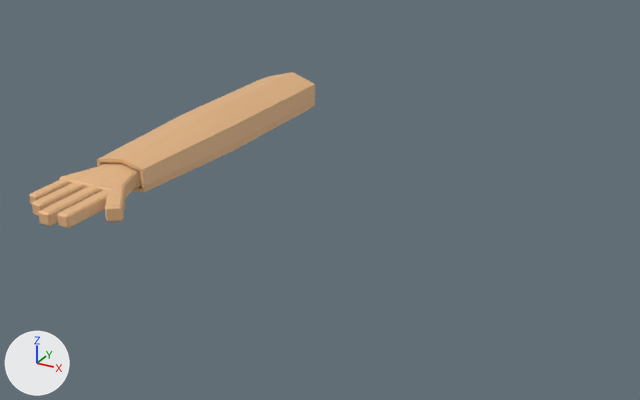
An edit to the Blender file Models/Hands.blend, drawn before and after from the same camera.
Both versions are drawn from a 50 mm lens placed at (40.3, -42.3, 23.5), pointed at (12.4, 8.4, -1.8). The lights are fixed; the arrows at lower left show +X, +Y and +Z.

Before the edit, the objects in view are built like this:
```python
me_куб_001 = bpy.data.meshes.new('Куб.001')
me_куб_001.from_pydata(...)  # 1103 vertices, 1105 faces; spans x -2.9..4.1, y -9.3..22.4, z -1.5..1.8
me_куб_001.materials.append(mat_материал_002)  # beige #e7b785
ob_куб_001 = bpy.data.objects.new('Куб.001', me_куб_001)
ob_куб_001.location = (0.26, 3.1, 0.02)
```
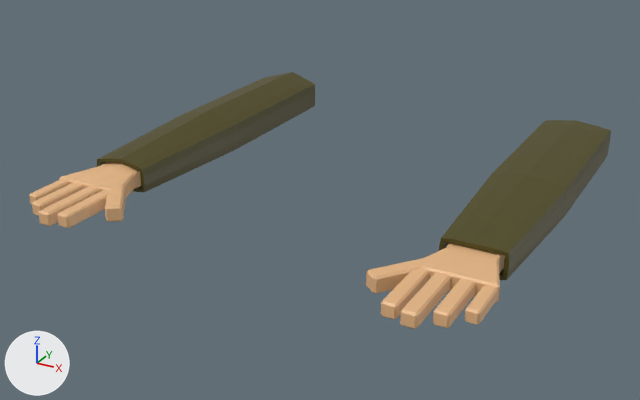
Pixel boxes (x1, y1, x2, y2) of what changed, in the pictures (640 x 400 px):
```json
{"object": "Куб.002", "change": "added", "after": [366, 120, 611, 329], "on screen": "yellow", "faces in mat_material_001 (dark yellow #4b460b)": [439, 120, 611, 280], "faces in mat_материал_002 (beige #e7b785)": [366, 243, 505, 329]}
{"part": 1, "of": "me_куб_001", "change": "recoloured", "before": [213, 72, 315, 134], "after": [213, 72, 315, 134], "on screen": "beige to yellow"}
{"part": 2, "of": "me_куб_001", "change": "recoloured", "before": [121, 97, 264, 181], "after": [121, 97, 264, 181], "on screen": "beige to yellow"}
{"part": 3, "of": "me_куб_001", "change": "recoloured", "before": [97, 146, 169, 192], "after": [97, 146, 169, 192], "on screen": "beige to yellow"}
```

The change, as JSON lines over the scene's bpy script:
```json
{"op": "add", "block": "mat_material_001", "code": ["mat_material_001 = principled_material('Material.001')", "mat_material_001.base_color = (0.071, 0.061, 0.00349)  # dark yellow #4b460b"]}
{"block": "me_куб_001", "where": "me_куб_001.from_pydata(...)  # 1103 vertices, 1105 faces; spans x -2.9..4.1, y -9.3..22.4, z -1.5..1.8"}
{"block": "me_куб_001", "where": "# used by ob_куб_001; location = (0.26, 3.1, 0.02)"}
{"block": "me_куб_001", "change": "me_куб_001 part 1: 208 of the faces centred in x -2.9..2.4, y 15.5..22.4, z -1.4..1.7 switch from mat_материал_002 (beige #e7b785) to mat_material_001 (dark yellow #4b460b)"}
{"block": "me_куб_001", "change": "me_куб_001 part 2: 192 of the faces centred in x -2.9..2.4, y 2.6..11.3, z -1.4..1.7 switch from mat_материал_002 (beige #e7b785) to mat_material_001 (dark yellow #4b460b)"}
{"block": "me_куб_001", "change": "me_куб_001 part 3: 72 of the faces centred in x -2.4..1.9, y -1.3..0.0, z -1.0..1.3 switch from mat_материал_002 (beige #e7b785) to mat_material_001 (dark yellow #4b460b)"}
{"op": "add", "block": "me_куб_002", "code": ["me_куб_002 = bpy.data.meshes.new('Куб.002')", "me_куб_002.from_pydata(...)  # 1103 vertices, 1105 faces; spans x -2.9..4.1, y -9.3..22.4, z -1.5..1.8", "# faces by material slot: [633, 472]", "me_куб_002.materials.append(mat_материал_002)  # beige #e7b785", "me_куб_002.materials.append(mat_material_001)  # dark yellow #4b460b"]}
{"op": "add", "block": "ob_куб_002", "code": ["ob_куб_002 = bpy.data.objects.new('Куб.002', me_куб_002)", "ob_куб_002.location = (25.83, 3.1, -0.09)", "ob_куб_002.rotation_euler = (0.0, -3.142, 0.0)  # degrees (0, -180, 0)"]}
```
